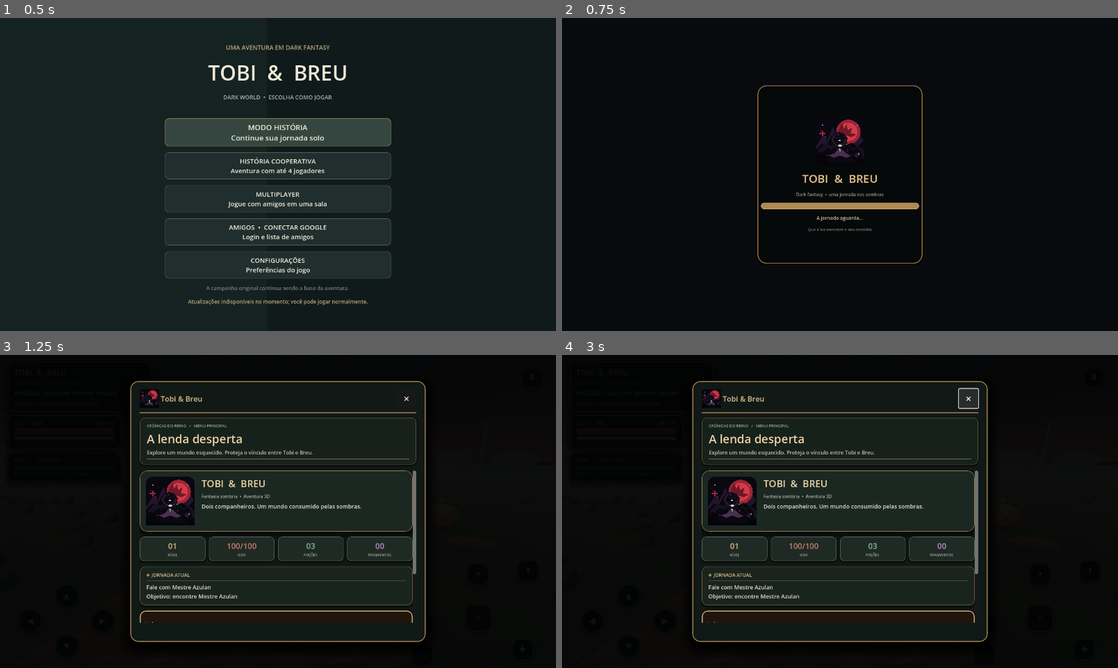
Above: before the commit, frames 1-4 (two rows, left to right).
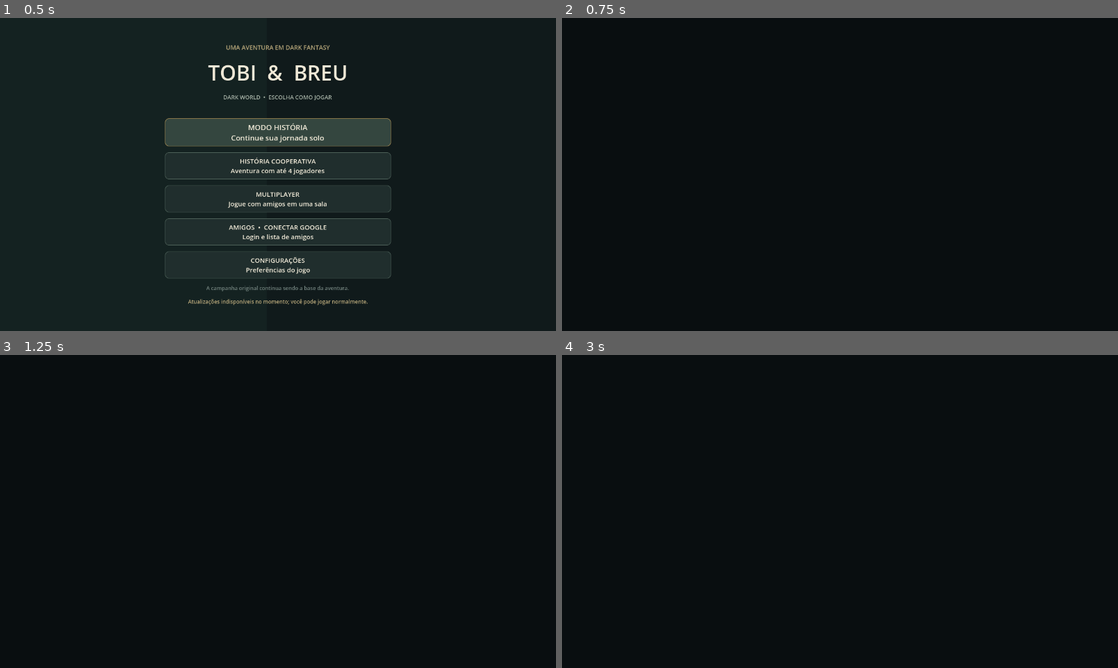
Above: after the commit, the same moments.

Repository: REALMLIFE-design/dark-fantasia-tobi-e-breu-
Game: Godot game, scene res://scenes/update_bootstrap.tscn
Same seed, same stepped clock (60 frames per second), same inputs: the game is played once before the commit and once after it.
Inputs (mouse positions are in pixels of both pictures, inside the frame that each line leads up to):
- Up to frame 1 (0.5 s): no input
- Up to frame 2 (0.75 s): click "MODO HISTÓRIA Continue sua jo…" at 0.5 s
- Up to frame 3 (1.25 s): no input
- Up to frame 4 (3 s): click (840, 624) at 1.25 s, where only the run before the commit has a clickable "✦ Jogar ›"; click (840, 624) at 2 s, where only the run before the commit has a clickable "✦ Jogar ›"; click (967, 398) at 2.75 s, where only the run before the commit has a clickable "×"

Frame 1 is identical in both runs. In frame 2, 1.8% of the frame differs, in the area x 35-65%, y 21-79%; in frame 3, 16%; in frame 4, 16%, in the area x 23-77%, y 8-92%.
Error after the commit: Parse Error: Cannot infer the type of "model_path" variable because the value doesn't have a set type. (res://scripts/world.gd:279)

Commit message:
Make 3D asset pack visible near the starting area and raise HUD layer

Diff:
--- a/scripts/world.gd
+++ b/scripts/world.gd
@@ -100,6 +100,7 @@
 	_build_imported_plugin_models()
 	DARK_FANTASY_PROP_PACK.build_all(self)
 	_build_downloaded_nature_models()
+	_build_visible_3dassets_showcase()
 	_set_loading_progress(40.0, "Despertando as regiões...")
 	await get_tree().process_frame
 	_build_swamp_region()
@@ -259,6 +260,30 @@
 				nature_count += 1
 			else:
 				ruin_count += 1
+
+
+func _build_visible_3dassets_showcase() -> void:
+	# Mostra os GLBs CC0 perto do início da aventura; antes eles ficavam
+	# apenas em regiões distantes e o jogador podia terminar o jogo sem vê-los.
+	var showcase := [
+		{"file": "low-poly-character-figures-knight-sword-raised-5e8b7e11.glb", "position": Vector3(-6.5, 0.0, -8.0), "scale": 1.25},
+		{"file": "low-poly-character-figures-villager-man-bfcdf400.glb", "position": Vector3(7.0, 0.0, -8.5), "scale": 1.25},
+		{"file": "sunken-city-and-underwater-ruins-doorway-frame-1292bfb7.glb", "position": Vector3(-10.0, 0.0, -18.0), "scale": 1.35},
+		{"file": "sunken-city-and-underwater-ruins-standing-column-96caec95.glb", "position": Vector3(10.0, 0.0, -17.0), "scale": 1.8},
+		{"file": "sunken-city-and-underwater-ruins-cargo-crate-waterlogg-8761132f.glb", "position": Vector3(5.5, 0.0, -13.0), "scale": 1.5},
+		{"file": "sunken-city-and-underwater-ruins-glowing-crystal-clust-897febc9.glb", "position": Vector3(-5.5, 0.0, -14.0), "scale": 1.8},
+		{"file": "sunken-city-and-underwater-ruins-fountain-basin-0149d19f.glb", "position": Vector3(0.0, 0.0, -23.0), "scale": 1.2}
+	]
+	var placed := 0
+	for item in showcase:
+		var model_path := "res://assets/external_packs/3dassets_dev/" + item.file
+		var instance := EXTERNAL_ASSET_LOADER.instantiate_model(self, model_path, item.position, Vector3.ONE * item.scale)
+		if instance != null:
+			instance.rotation.y = 0.35 if placed % 2 == 0 else -0.25
+			placed += 1
+	if placed == 0:
+		push_warning("Nenhum GLB do pacote 3DAssets.dev foi carregado no cenário inicial.")
+	print("3DASSETS_SHOWCASE_LOADED: ", placed, "/", showcase.size())
 
 func _build_imported_plugin_models() -> void:
 	# Modelos 3D ja existentes nos plugins; baixados uma vez e guardados em user://.
@@ -1858,7 +1883,7 @@
 	var xp_needed: int = _xp_needed_for_next_level()
 	hud = CanvasLayer.new()
 	hud.name = "GameHUD"
-	hud.layer = 10
+	hud.layer = 50
 	add_child(hud)
 
 	# A consistent dark-fantasy UI skin: warm parchment text, muted stone panels
